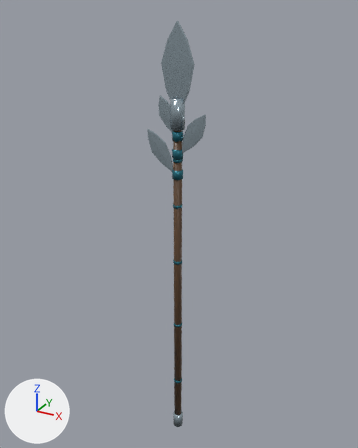
A saved change to the FBX model assets-source/original-models/elven-branched-spear/elven-branched-spear.fbx.
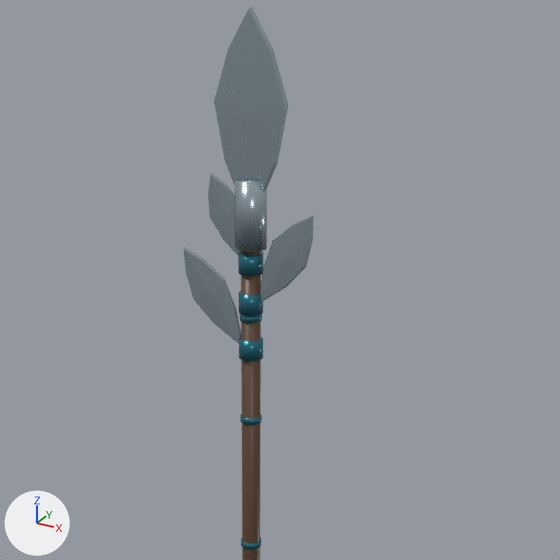
Old and new are each drawn whole from a camera (50 mm lens) standing at (1.425, -2.575, 2.081) and looking at (-0.038, 0.086, 0.751) and again close up on the part from 18% to 88% of the width and 4% to 60% of the height. Arrows for +X, +Y and +Z are at lower left; the lights stay in place. The first two pictures are the older version. Where no turn or scale is listed for an object, it has been applied to the vertices.

Objects in the first close-up: 'BranchLeftHigh', 'BranchLeftHighCollar', 'BranchLeftLow', 'BranchLeftLowCollar', 'BranchRightMid', 'BranchRightMidCollar', 'CentralLeaf', 'HeadCollar', 'Shaft' and 3 more.
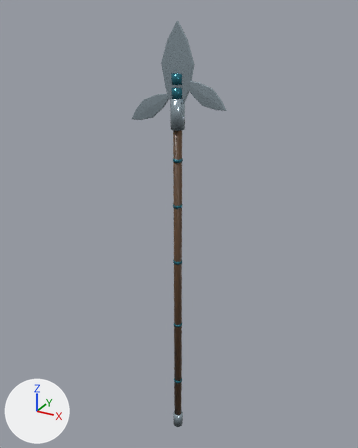
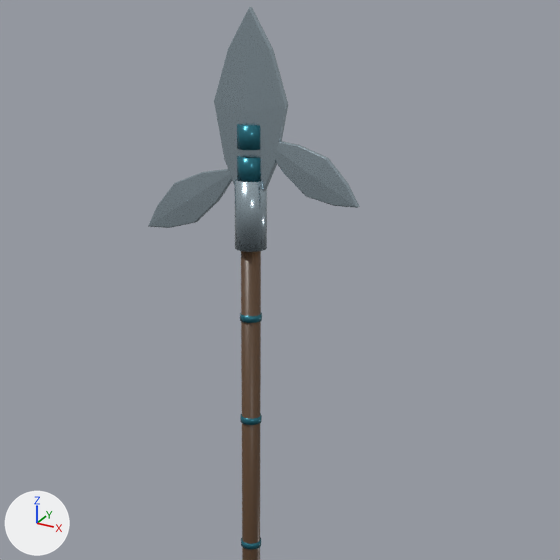
Pixel boxes (x1, y1, x2, y2) of what changed, in the close-ups (560 x 560 px):
'ElvenBranchedSpearBranchRightHigh', added: after (275, 141, 360, 208)
'ElvenBranchedSpearBranchLeftLow', added: after (148, 169, 232, 228)
'BranchRightMid', deleted: before (260, 216, 314, 302)
'BranchLeftLow', deleted: before (184, 247, 241, 344)
'BranchLeftHigh', deleted: before (208, 173, 241, 255)
'ElvenBranchedSpearBranchLeftLowCollar', added (cyan): after (237, 156, 261, 182)
'ElvenBranchedSpearBranchRightHighCollar', added (cyan): after (237, 124, 260, 150)
'BranchLeftHighCollar', deleted (cyan): before (238, 251, 263, 276)
'BranchLeftLowCollar', deleted (cyan): before (239, 337, 263, 361)
'BranchRightMidCollar', deleted (cyan): before (239, 291, 263, 316)

The change, as a diff of the scene's bpy script:
```diff
--- a/assets-source/original-models/elven-branched-spear/elven-branched-spear.fbx.py
+++ b/assets-source/original-models/elven-branched-spear/elven-branched-spear.fbx.py
@@ me_cylinder_008_1 @@
+me_cylinder_008_1.from_pydata(...)  # a 16-sided cylinder along z spanning x -0.036..0.036, y -0.036..0.036, z -0.03..0.03
+me_cylinder_008_1.materials.append(mat_blueinlay)  # cyan #2c7686
@@ me_elvenbranchedspearbranchleftlowmesh_001 @@
+me_elvenbranchedspearbranchleftlowmesh_001.from_pydata(...)  # 66 vertices, 72 faces; spans x -0.296..-0.001, y -0.012..0.012, z -0.184..-0.001
+me_elvenbranchedspearbranchleftlowmesh_001.materials.append(mat_moonsilver)  # light grey #adbfc8
@@ me_elvenbranchedspearbranchrighthighmesh_001 @@
+me_elvenbranchedspearbranchrighthighmesh_001.from_pydata(...)  # 66 vertices, 72 faces; spans x 0.001..0.28, y -0.012..0.012, z -0.155..0.0
+me_elvenbranchedspearbranchrighthighmesh_001.materials.append(mat_moonsilver)  # light grey #adbfc8
@@ ob_branchrightmid @@
-ob_branchrightmid = bpy.data.objects.new('BranchRightMid', me_branchrightmidmesh_001)
-ob_branchrightmid.location = (0.025, 0.0, 1.26)
@@ ob_branchleftlow @@
-ob_branchleftlow = bpy.data.objects.new('BranchLeftLow', me_branchleftlowmesh_001)
-ob_branchleftlow.location = (-0.025, 0.0, 1.13)
@@ ob_branchlefthigh @@
-ob_branchlefthigh = bpy.data.objects.new('BranchLeftHigh', me_branchlefthighmesh_001)
-ob_branchlefthigh.location = (-0.02, 0.0, 1.37)
@@ ob_branchleftlowcollar @@
-ob_branchleftlowcollar = bpy.data.objects.new('BranchLeftLowCollar', me_cylinder_008)
-ob_branchleftlowcollar.location = (0.0, 0.0, 1.13)
@@ ob_branchrightmidcollar @@
-ob_branchrightmidcollar = bpy.data.objects.new('BranchRightMidCollar', me_cylinder_009)
-ob_branchrightmidcollar.location = (0.0, 0.0, 1.26)
@@ ob_branchlefthighcollar @@
-ob_branchlefthighcollar = bpy.data.objects.new('BranchLeftHighCollar', me_cylinder_010)
-ob_branchlefthighcollar.location = (0.0, 0.0, 1.37)
@@ ob_elvenbranchedspearbranchleftlowcollar @@
+ob_elvenbranchedspearbranchleftlowcollar = bpy.data.objects.new('ElvenBranchedSpearBranchLeftLowCollar', me_cylinder_008_1)
+ob_elvenbranchedspearbranchleftlowcollar.location = (0.0, 0.0, 1.62)
@@ ob_elvenbranchedspearbranchleftlow @@
+ob_elvenbranchedspearbranchleftlow = bpy.data.objects.new('ElvenBranchedSpearBranchLeftLow', me_elvenbranchedspearbranchleftlowmesh_001)
+ob_elvenbranchedspearbranchleftlow.location = (-0.03, 0.0, 1.62)
@@ ob_elvenbranchedspearbranchrighthigh @@
+ob_elvenbranchedspearbranchrighthigh = bpy.data.objects.new('ElvenBranchedSpearBranchRightHigh', me_elvenbranchedspearbranchrighthighmesh_001)
+ob_elvenbranchedspearbranchrighthigh.location = (0.03, 0.0, 1.7)
@@ ob_elvenbranchedspearbranchrighthighcollar @@
+ob_elvenbranchedspearbranchrighthighcollar = bpy.data.objects.new('ElvenBranchedSpearBranchRightHighCollar', me_cylinder_008_1.copy())
+ob_elvenbranchedspearbranchrighthighcollar.location = (0.0, 0.0, 1.7)
```
